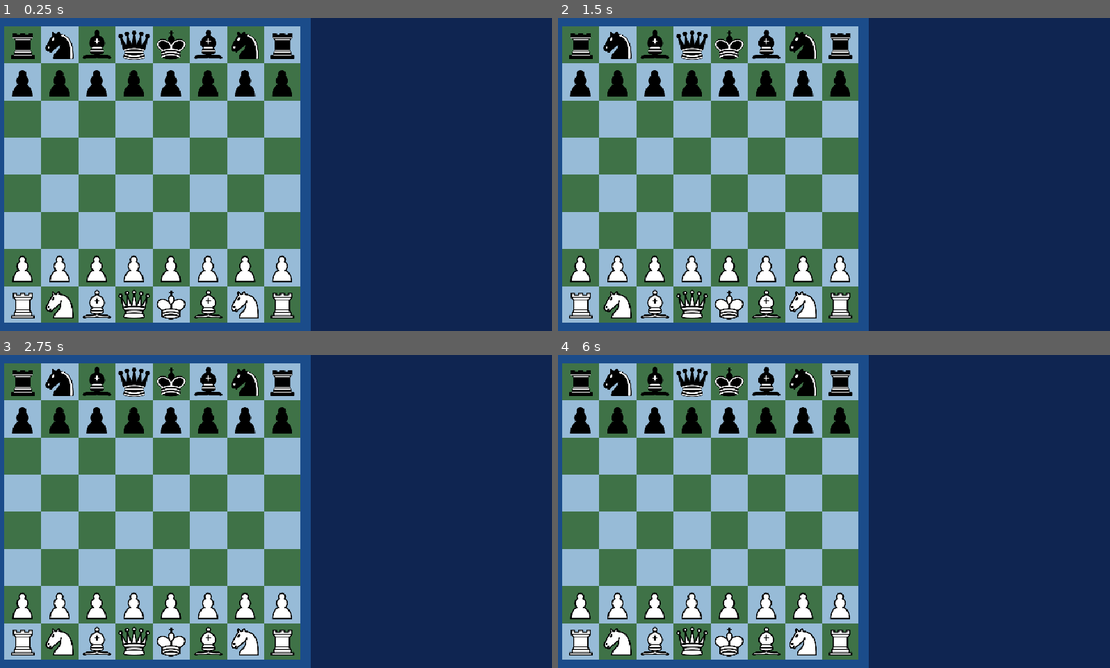
Above: before the commit, frames 1-4 (two rows, left to right).
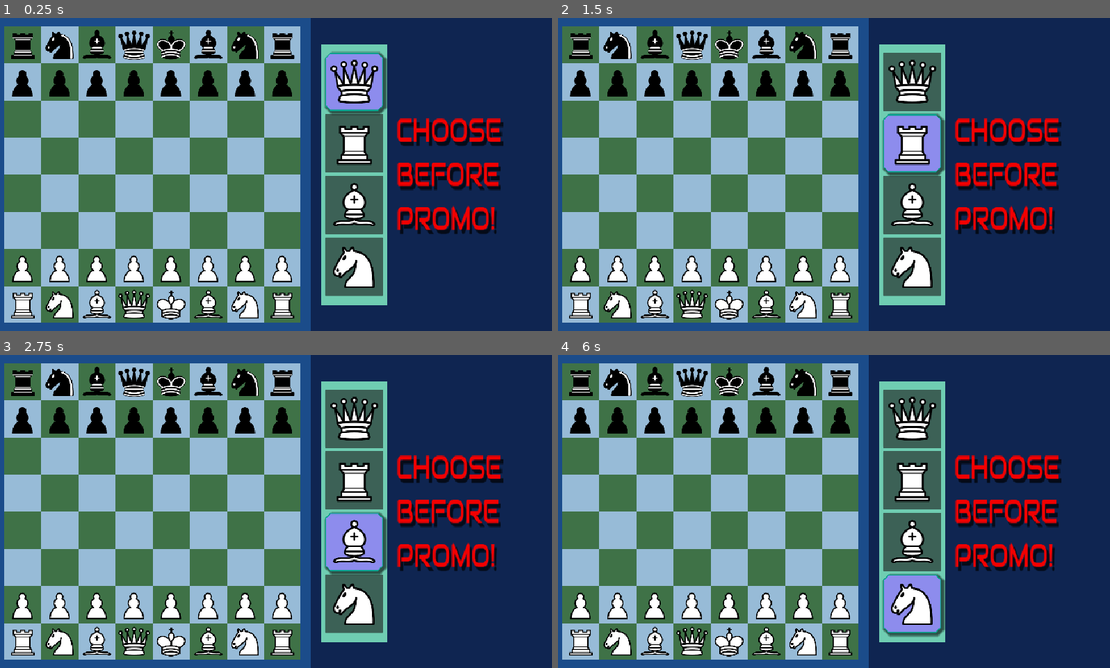
Above: after the commit, the same moments.

Repository: Steammake3/ChessV2
Game: Godot game, scene res://Scenes/main.tscn
Same seed, same stepped clock (60 frames per second), same inputs: the game is played once before the commit and once after it. The engine's default icon, where the game draws it, is replaced by a stand-in: a white triangle on a blue panel in a dark square.
Inputs (mouse positions are in pixels of both pictures, inside the frame that each line leads up to):
- Up to frame 1 (0.25 s): no input
- Up to frame 2 (1.5 s): click (911, 80) at 0.52 s; click (911, 143) at 1.27 s
- Up to frame 3 (2.75 s): click (353, 542) at 2.02 s
- Up to frame 4 (6 s): click (911, 602) at 2.77 s; click (911, 417) at 3.52 s; click (911, 480) at 4.27 s; click (911, 542) at 5.02 s; click (911, 602) at 5.77 s

The runs differ from the first frame. In frame 1, 14% of the frame differs, in the area x 58-92%, y 8-92%; in frame 2, 14%; in frame 3, 14%; in frame 4, 14%.

Commit message:
Cool Font, Promo done, en passant fixed
En Passant is NOW no longer immortal

Diff:
--- a/Scenes/main.tscn
+++ b/Scenes/main.tscn
@@ -1,6 +1,7 @@
-[gd_scene load_steps=2 format=3 uid="uid://cc6hixa7pvl26"]
+[gd_scene load_steps=3 format=3 uid="uid://cc6hixa7pvl26"]
 
 [ext_resource type="PackedScene" uid="uid://c1bkjj6xh2wks" path="res://Scenes/board.tscn" id="1_jjgbg"]
+[ext_resource type="PackedScene" uid="uid://yxnx0jw6h84q" path="res://Scenes/promotion_dialog.tscn" id="2_bo1nx"]
 
 [node name="Main" type="Control"]
 layout_mode = 3
@@ -11,9 +12,10 @@
 grow_vertical = 2
 mouse_filter = 2
 
-[node name="Board" parent="." instance=ExtResource("1_jjgbg")]
+[node name="Board" parent="." node_paths=PackedStringArray("promoter") instance=ExtResource("1_jjgbg")]
 position = Vector2(270, 270)
 TILE_SIZE = 64
+promoter = NodePath("../PromotionDialog")
 
 [node name="ColorRect" type="ColorRect" parent="."]
 layout_mode = 0
@@ -21,3 +23,7 @@
 offset_right = 960.0
 offset_bottom = 540.0
 color = Color(0.0133333, 0, 0.1, 0.505882)
+
+[node name="PromotionDialog" parent="." instance=ExtResource("2_bo1nx")]
+position = Vector2(562, 45)
+scale = Vector2(0.75, 0.75)
--- a/Scenes/promotion_dialog.tscn
+++ b/Scenes/promotion_dialog.tscn
@@ -8,6 +8,7 @@
 [ext_resource type="Texture2D" uid="uid://bdt4xs14h83qn" path="res://Pieces/white/rook.png" id="2_wdqic"]
 [ext_resource type="Texture2D" uid="uid://uj8ksb8p3v8j" path="res://Pieces/white/bishop.png" id="3_ru8cp"]
 [ext_resource type="Texture2D" uid="uid://bxtp40es05k3a" path="res://Pieces/white/knight.png" id="4_dwa8b"]
+[ext_resource type="FontFile" uid="uid://d4l7s3oe427l4" path="res://Resources/Audiowide/Audiowide-Regular.ttf" id="9_utw6x"]
 
 [node name="PromotionDialog" type="Node2D"]
 script = ExtResource("1_ru8cp")
@@ -19,10 +20,10 @@
 color = Color(0.435376, 0.804326, 0.698003, 1)
 
 [node name="Options" type="VBoxContainer" parent="."]
-offset_left = 7.5
-offset_top = 18.75
-offset_right = 187.5
-offset_bottom = 768.75
+offset_left = 8.0
+offset_top = 19.0
+offset_right = 186.0
+offset_bottom = 769.0
 scale = Vector2(0.75, 0.75)
 size_flags_horizontal = 0
 theme_override_constants/separation = 10
@@ -33,6 +34,7 @@
 theme_override_styles/focus = ExtResource("2_2x0ik")
 theme_override_styles/pressed = ExtResource("2_rxqgp")
 toggle_mode = true
+button_pressed = true
 button_group = ExtResource("2_dwa8b")
 icon = ExtResource("1_h4hd5")
 icon_alignment = 2
@@ -66,3 +68,19 @@
 button_group = ExtResource("2_dwa8b")
 icon = ExtResource("4_dwa8b")
 icon_alignment = 2
+
+[node name="Label" type="Label" parent="."]
+offset_left = 171.0
+offset_top = 149.0
+offset_right = 428.0
+offset_bottom = 350.0
+scale = Vector2(1, 1.5)
+theme_override_colors/font_color = Color(0.95, 0, 0, 1)
+theme_override_colors/font_shadow_color = Color(0, 0, 0, 0.698039)
+theme_override_constants/shadow_offset_x = 6
+theme_override_constants/shadow_offset_y = 6
+theme_override_fonts/font = ExtResource("9_utw6x")
+theme_override_font_sizes/font_size = 50
+text = "CHOOSE
+BEFORE
+PROMO!"
--- a/Scriptures/board.gd
+++ b/Scriptures/board.gd
@@ -7,6 +7,7 @@
 @export var animation_time : float = 1.0
 @export var SZ_STRONG : float = 0.125
 @export var variable_speed : bool = true
+@export var promoter : Options
 
 const FEN : String = "rnbqkbnr/pppppppp/8/8/8/8/PPPPPPPP/RNBQKBNR w KQkq - 0 1"
 const tiler = preload("res://Scenes/tile_base.tscn")
@@ -96,7 +97,7 @@
 
 func _on_general_selection(post):
 	if selection!=-1:
-		Game.playmove(Move.new(selection, post))
+		Game.playmove(Move.new(selection, post, promoter.choice if promoter else 0))
 		emit_signal("clear_prev_select", -1)
 
 func move_piece(move : Move):
@@ -124,12 +125,13 @@
 	await tween.finished
 	var captured = get_node_or_null("Pieces/At%d" % move.end_sq)
 	var en_passnt = get_node_or_null("Pieces/AtEP")
-	if en_passnt:
+
+	if move.start_sq==move.end_sq: start_piece.queue_free()
+	elif en_passnt:
 		if move.end_sq==en_passnt.en_passant_repr:
 			get_node("Pieces/AtEP").queue_free()
 	elif captured:
 		captured.name = "MeantToDie"
 		captured.queue_free()
 
-	if move.start_sq==move.end_sq: start_piece.queue_free()
-	start_piece.name = "At%d" % move.end_sq
+	start_piece.call_deferred("set_name", "At%d" % move.end_sq)
--- a/Scriptures/promotion_dialog.gd
+++ b/Scriptures/promotion_dialog.gd
@@ -6,8 +6,9 @@
 
 var color : int
 signal chosen(choosed)
+var choice : int = 0
 
-func _init(colour = 16) -> void:
+func _init(colour = 8) -> void:
 	color = colour
 
 func _ready() -> void:
@@ -15,18 +16,19 @@
 	$Options/Rook.toggled.connect(_rook)
 	$Options/Bishop.toggled.connect(_bishop)
 	$Options/Knight.toggled.connect(_knight)
+	chosen.connect(_update_choice)
 	order_up()
 
-func _queen():
+func _queen(x):
 	emit_signal("chosen", 0)
 
-func _rook():
+func _rook(x):
 	emit_signal("chosen", 1)
 
-func _bishop():
+func _bishop(x):
 	emit_signal("chosen", 2)
 
-func _knight():
+func _knight(x):
 	emit_signal("chosen", 3)
 
 func order_up():
@@ -39,3 +41,6 @@
 		#Ordering
 		for i in range(0,4):
 			$Options.move_child(littlekids[i], 3-i)
+
+func _update_choice(chose):
+	choice = chose
Binary file added: Resources/Audiowide/Audiowide-Regular.ttf
Not shown, added: Resources/Audiowide/Audiowide-Regular.ttf.import
Not shown, added: Resources/Audiowide/OFL.txt
Not shown: 1 places in Scenes/promotion_dialog.tscn that only renumber resources
